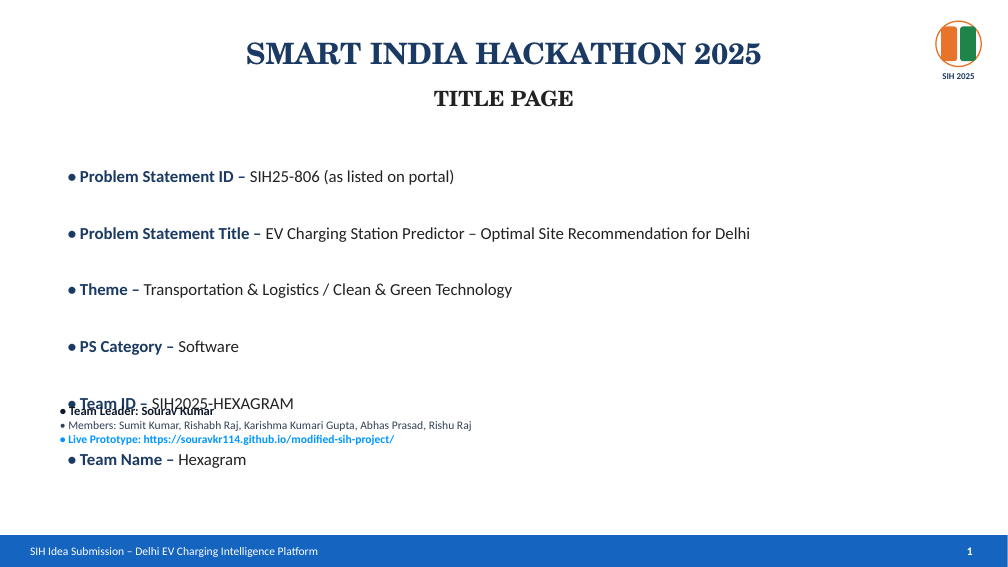
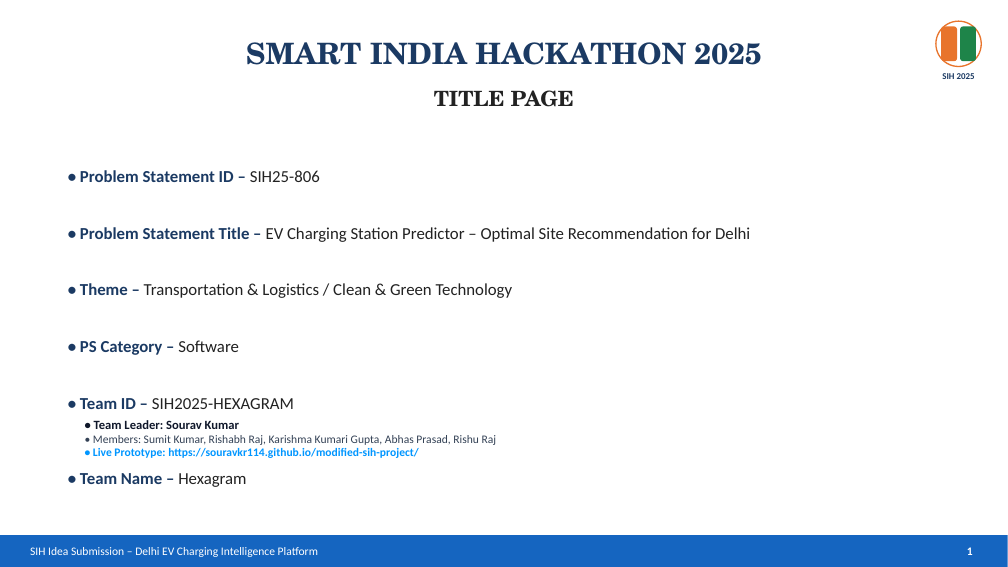
Before and after one commit to souravkr114/modified-sih-project, a slide deck: slide 1 of SIH2026_Idea_Hexagram_DelhiEV.pptx. Drawn at 1008x567 pixels with LibreOffice and Linux fonts; fonts in the diff are those of the drawing. Boxes give left, top, right and bottom in pixels: in the first picture for what was removed or moved away, otherwise in the second. Text is boxed around its words. In the diff, an @@ line names an element or a change of style, - is before the commit and + after.

```diff
--- a/SIH2026_Idea_Hexagram_DelhiEV.pptx
+++ b/SIH2026_Idea_Hexagram_DelhiEV.pptx
@@ text at (80,170,320,182): text changed; text colour #222222 to #1B3A63; bold on @@
-• Problem Statement ID – SIH25-806 (as listed on portal)
+• Problem Statement ID – SIH25-806
@@ text "• Team Leader: Sourav Kumar": place and size @@
-text "• Team Leader: Sourav Kumar" at (68,404,472,445)
+text "• Team Leader: Sourav Kumar" at (93,420,497,458)
@@ text "• Team Name – Hexagram": place and size @@
-text "• Team Name – Hexagram" at (80,454,246,468)
+text "• Team Name – Hexagram" at (80,473,246,487)
```
Also in this commit, not shown: 10 other files.
